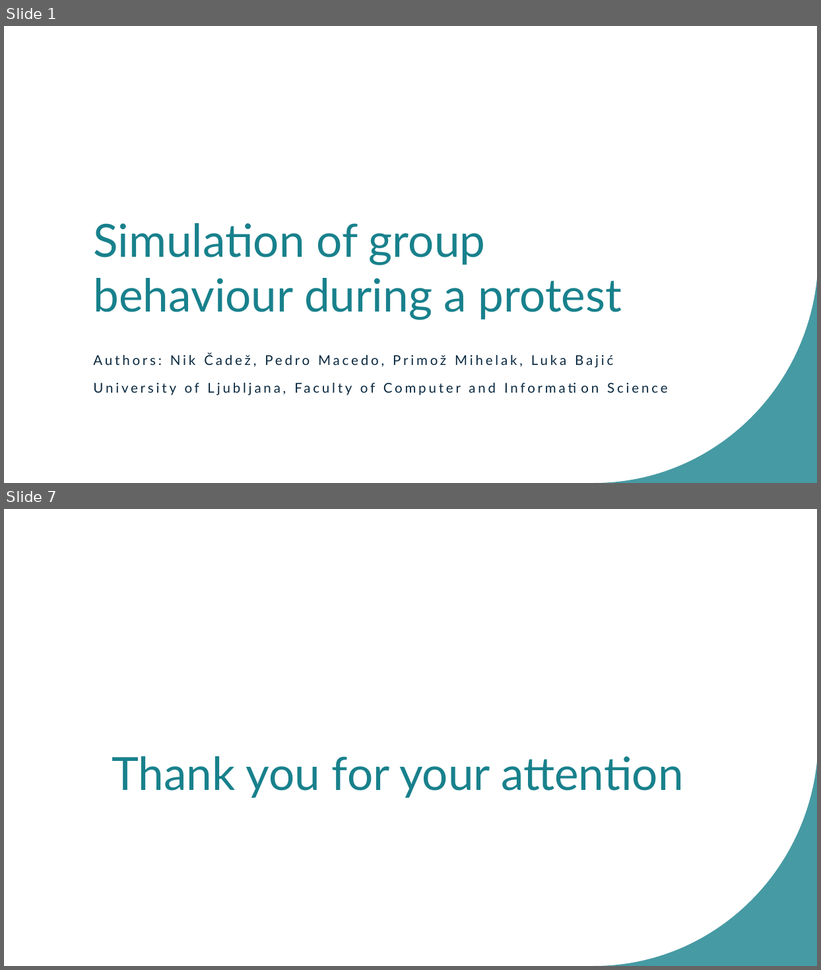
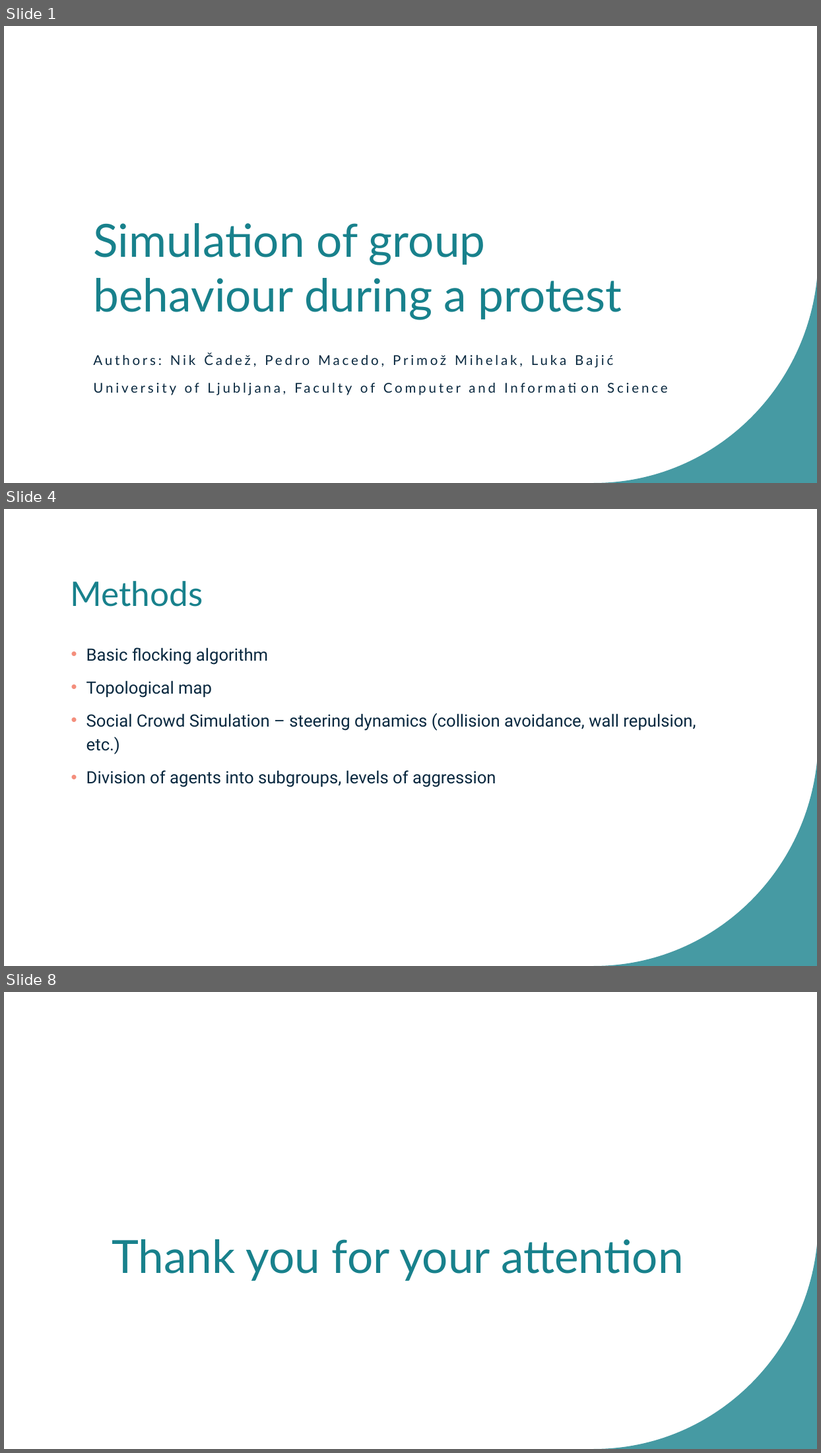
Before and after one commit to bajicluka01/CollectiveBehaviour-GroupA, a slide deck: GroupA-presentation.pptx. Shown one above the other, each under a label of ours: slides 1 and 7 before the commit, slides 1, 4 and 8 after it; the slides between them are not shown. The pictures are 821x970 and 821x1453 pixels, drawn with LibreOffice and Linux fonts; fonts in the diff are those of the drawing. Boxes give left, top, right and bottom in pixels: in the first picture for what was removed or moved away, otherwise in the second. Text is boxed around its words. In the diff, an @@ line names an element or a change of style, - is before the commit and + after.

```diff
--- a/GroupA-presentation.pptx
+++ b/GroupA-presentation.pptx
@@ slide 4 added at <box>4,509,817,966</box>, background #FFFFFF; not listed: 1 template element that a slide beside it also shows @@
@@ title added at <box>71,581,203,607</box>, 40 pt, text #18818C @@
+Methods
@@ text added at <box>86,648,696,788</box>, 20 pt, text #09283F @@
+• Basic flocking algorithm
+• Topological map
+• Social Crowd Simulation – steering dynamics (collision avoidance, wall repulsion, etc.)
+• Division of agents into subgroups, levels of aggression
@@ what was slide 7 is now slide 8 @@
```
Also in this commit, not shown: 5 other slides added, 5 slides removed, 12 other files.
